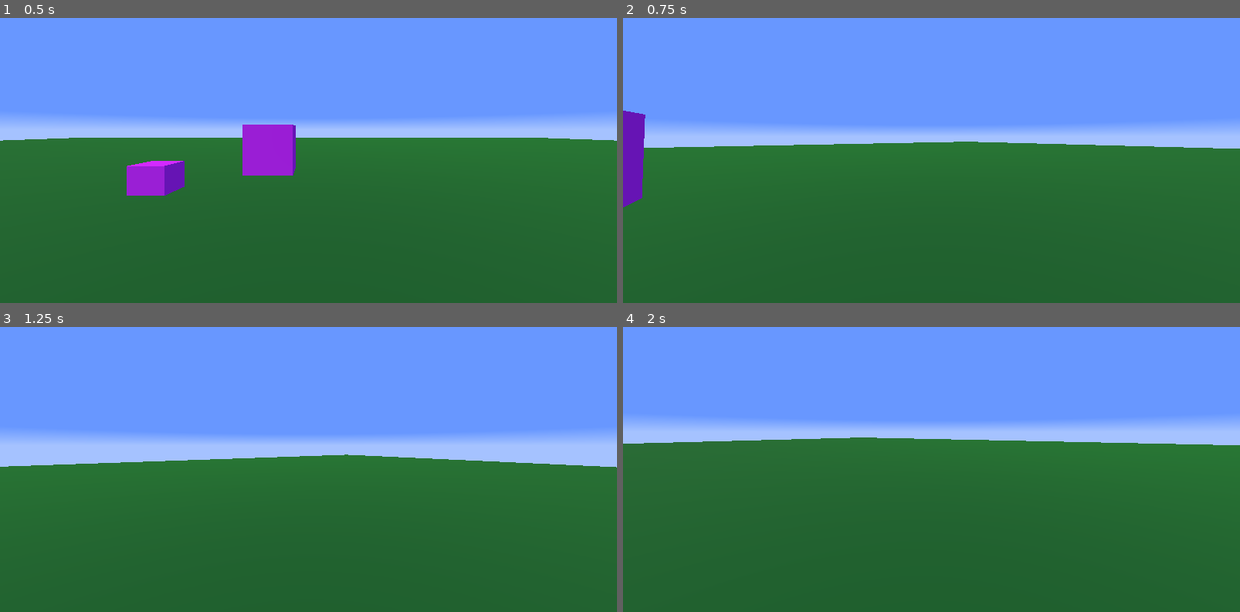
Above: before the commit, frames 1-4 (two rows, left to right).
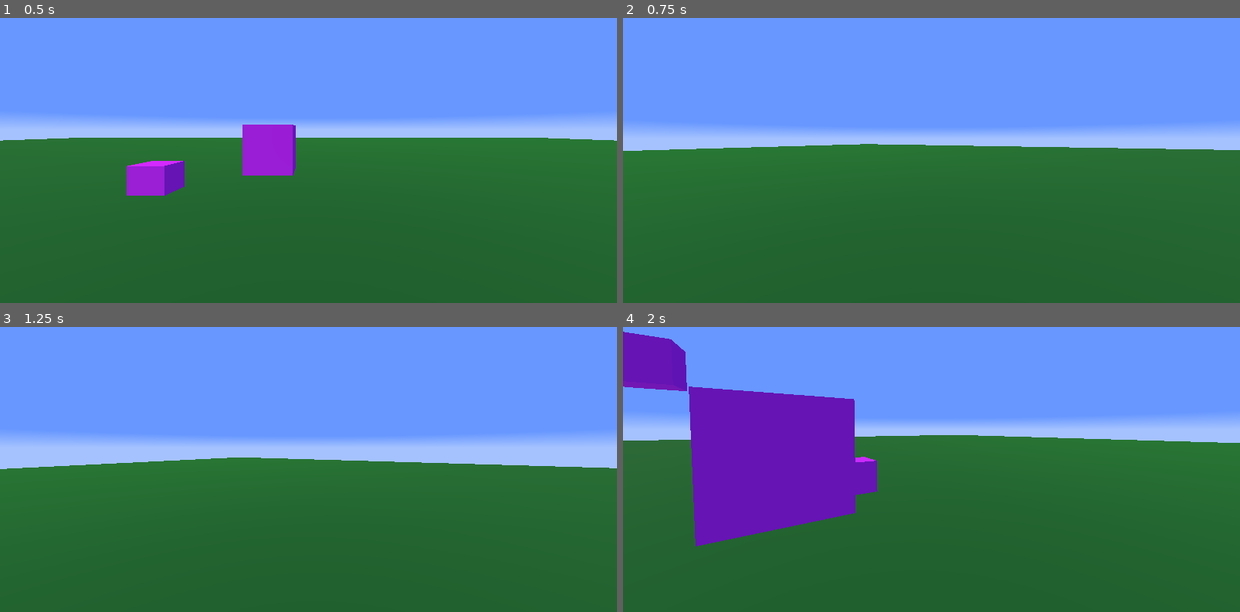
Above: after the commit, the same moments.

Repository: WNPendleton/LPAG26
Game: Godot game, scene res://scenes/sandbox.tscn
Two runs of this game, one before a commit and one after it. Both use one fixed random seed, a clock stepped at 60 frames per second and the inputs below.
Inputs (mouse positions are in pixels of both pictures, inside the frame that each line leads up to):
- Up to frame 1 (0.5 s): no input
- Up to frame 2 (0.75 s): move the mouse to (962, 129) at 0.52 s; hold W (forward) from 0.53 s (still down); hold Shift (sprint) from 0.53 s (still down)
- Up to frame 3 (1.25 s): keep holding W (forward); keep holding Shift (sprint); tap Space (jump) at 0.77 s
- Up to frame 4 (2 s): keep holding W (forward); move the mouse to (900, 441) at 1.27 s; release Shift (sprint) at 1.28 s; tap Shift (sprint) at 1.35 s; tap Space (jump) at 1.52 s

Frame 1 is identical in both runs. In frame 2, 1.8% of the frame differs, in the area x 0-100%, y 32-67%; in frame 3, 0.8%; in frame 4, 16%, in the area x 0-100%, y 1-77%.
Error after the commit: Invalid assignment of property or key 'target_position' with value of type 'Vector3' on a base object of type 'Nil'. (res://scripts/third_person_controller.gd:…

Commit message:
Collectibles and starter level editor collectible manager script

Diff:
--- a/project.godot
+++ b/project.godot
@@ -14,6 +14,12 @@
 run/main_scene="uid://cwpoobpd0e2fp"
 config/features=PackedStringArray("4.5", "Forward Plus")
 config/icon="res://icon.svg"
+
+[display]
+
+window/size/viewport_width=1920
+window/size/viewport_height=1080
+window/size/mode=3
 
 [input]
 
@@ -77,3 +83,9 @@
 "events": [Object(InputEventJoypadMotion,"resource_local_to_scene":false,"resource_name":"","device":-1,"axis":3,"axis_value":1.0,"script":null)
 ]
 }
+
+[layer_names]
+
+3d_render/layer_10="ThirdPersonCameraCull"
+3d_physics/layer_1="Terrain"
+3d_physics/layer_2="PlayerCharacter"
--- /dev/null
+++ b/resources/collectible_family.gd
@@ -0,0 +1,24 @@
+@tool
+class_name CollectibleFamily
+extends Resource
+
+signal values_changed
+
+@export var name = "Collectible":
+	set(value):
+		name = value
+		values_changed.emit()
+@export var mesh: Mesh:
+	set(value):
+		mesh = value
+		values_changed.emit()
+@export var vacuum_radius = 2.0
+@export var collect_radius = 0.5
+@export var members: Array[Vector3]:
+	set(value):
+		members = value
+		values_changed.emit()
+@export var trails: Array[CollectibleTrail]:
+	set(value):
+		trails = value
+		values_changed.emit()
--- /dev/null
+++ b/resources/collectible_trail.gd
@@ -0,0 +1,15 @@
+@tool
+class_name CollectibleTrail
+extends Resource
+
+signal values_changed()
+
+
+@export var spacing = 3.0:
+	set(value):
+		spacing = value
+		values_changed.emit()
+@export var curve: Curve3D:
+	set(value):
+		curve = value
+		values_changed.emit()
--- /dev/null
+++ b/scenes/3d_platformer_basics_sandbox.tscn
@@ -0,0 +1,323 @@
+[gd_scene load_steps=28 format=3 uid="uid://chcj4pr18s88v"]
+
+[ext_resource type="Shader" uid="uid://bhqbfm2r1efvm" path="res://shaders/sky.gdshader" id="1_am1da"]
+[ext_resource type="Script" uid="uid://b0qugjg5s6igk" path="res://scripts/player_character.gd" id="2_5ye1a"]
+[ext_resource type="Script" uid="uid://ftfn8sswbx7w" path="res://scripts/third_person_controller.gd" id="3_b7i8c"]
+[ext_resource type="Script" uid="uid://bis6c7tt284e8" path="res://scripts/goal_trigger.gd" id="4_yjmm1"]
+[ext_resource type="Script" uid="uid://biyin2lec5yp0" path="res://scripts/collectible_manager.gd" id="6_b7i8c"]
+[ext_resource type="Script" uid="uid://if2gb1umvmcs" path="res://resources/collectible_family.gd" id="6_yjmm1"]
+[ext_resource type="Script" uid="uid://uoqi1hs8cm32" path="res://resources/collectible_trail.gd" id="7_yjmm1"]
+
+[sub_resource type="LabelSettings" id="LabelSettings_tpt06"]
+
+[sub_resource type="ShaderMaterial" id="ShaderMaterial_a8pr3"]
+shader = ExtResource("1_am1da")
+shader_parameter/skyColor = Color(0.40517774, 0.59229565, 1, 1)
+shader_parameter/horizonColor = Color(0.6452129, 0.7626123, 1, 1)
+
+[sub_resource type="Sky" id="Sky_j6lu3"]
+sky_material = SubResource("ShaderMaterial_a8pr3")
+
+[sub_resource type="Environment" id="Environment_tpt06"]
+background_mode = 2
+sky = SubResource("Sky_j6lu3")
+
+[sub_resource type="CapsuleShape3D" id="CapsuleShape3D_j6lu3"]
+
+[sub_resource type="CapsuleMesh" id="CapsuleMesh_rgld7"]
+radius = 0.3
+height = 1.0
+
+[sub_resource type="CapsuleMesh" id="CapsuleMesh_a8pr3"]
+radius = 0.3
+height = 1.0
+
+[sub_resource type="StandardMaterial3D" id="StandardMaterial3D_16ffl"]
+albedo_color = Color(0, 0.31764707, 0, 1)
+
+[sub_resource type="BoxMesh" id="BoxMesh_rgld7"]
+material = SubResource("StandardMaterial3D_16ffl")
+size = Vector3(100, 0.1, 100)
+
+[sub_resource type="BoxShape3D" id="BoxShape3D_a8pr3"]
+size = Vector3(100, 0.1, 100)
+
+[sub_resource type="StandardMaterial3D" id="StandardMaterial3D_rgld7"]
+albedo_color = Color(0.69627774, 0.0003668526, 0.6962729, 1)
+
+[sub_resource type="BoxMesh" id="BoxMesh_a8pr3"]
+material = SubResource("StandardMaterial3D_rgld7")
+
+[sub_resource type="BoxShape3D" id="BoxShape3D_j6lu3"]
+
+[sub_resource type="BoxShape3D" id="BoxShape3D_tpt06"]
+
+[sub_resource type="BoxMesh" id="BoxMesh_b7i8c"]
+size = Vector3(0.2, 0.2, 0.2)
+
+[sub_resource type="Curve3D" id="Curve3D_yjmm1"]
+_data = {
+"points": PackedVector3Array(0, 0, 0, 5, 0, 0, 5, 1, 5, 0, 0, 0, 0, 0, 0, 15, 1, 30),
+"tilts": PackedFloat32Array(0, 0)
+}
+point_count = 2
+
+[sub_resource type="Resource" id="Resource_jen0q"]
+script = ExtResource("7_yjmm1")
+curve = SubResource("Curve3D_yjmm1")
+metadata/_custom_type_script = "uid://uoqi1hs8cm32"
+
+[sub_resource type="Curve3D" id="Curve3D_jen0q"]
+_data = {
+"points": PackedVector3Array(0, 0, 0, 0, 0, -10, 0, 1, -10, 0, 0, -10, 0, 0, 0, 40, 1, 10),
+"tilts": PackedFloat32Array(0, 0)
+}
+point_count = 2
+
+[sub_resource type="Resource" id="Resource_q1rt4"]
+script = ExtResource("7_yjmm1")
+curve = SubResource("Curve3D_jen0q")
+metadata/_custom_type_script = "uid://uoqi1hs8cm32"
+
+[sub_resource type="Resource" id="Resource_yjmm1"]
+script = ExtResource("6_yjmm1")
+name = "PowerCube"
+mesh = SubResource("BoxMesh_b7i8c")
+members = Array[Vector3]([Vector3(0, 1, 20), Vector3(0, 1, 10), Vector3(-15, 1, 10), Vector3(0, 1, 15)])
+trails = Array[ExtResource("7_yjmm1")]([SubResource("Resource_jen0q"), SubResource("Resource_q1rt4")])
+metadata/_custom_type_script = "uid://if2gb1umvmcs"
+
+[node name="Game" type="Node"]
+
+[node name="GUI" type="Control" parent="."]
+layout_mode = 3
+anchors_preset = 15
+anchor_right = 1.0
+anchor_bottom = 1.0
+grow_horizontal = 2
+grow_vertical = 2
+
+[node name="VictoryMessage" type="Label" parent="GUI"]
+visible = false
+layout_mode = 1
+anchors_preset = 8
+anchor_left = 0.5
+anchor_top = 0.5
+anchor_right = 0.5
+anchor_bottom = 0.5
+offset_left = -20.0
+offset_top = -11.5
+offset_right = 20.0
+offset_bottom = 11.5
+grow_horizontal = 2
+grow_vertical = 2
+text = "YOU ARE WIN"
+label_settings = SubResource("LabelSettings_tpt06")
+
+[node name="3DWorld" type="Node3D" parent="."]
+
+[node name="WorldEnvironment" type="WorldEnvironment" parent="3DWorld"]
+environment = SubResource("Environment_tpt06")
+
+[node name="DirectionalLight3D" type="DirectionalLight3D" parent="3DWorld/WorldEnvironment"]
+transform = Transform3D(0.9174841, 0.35299507, -0.18335061, 0, 0.4609434, 0.88742954, 0.3977725, -0.8142025, 0.42290825, 0, 6.9186263, 0)
+
+[node name="PlayerCharacter" type="CharacterBody3D" parent="3DWorld"]
+transform = Transform3D(1, 0, 0, 0, 1, 0, 0, 0, 1, 0, 1.4863408, 0)
+collision_layer = 2
+script = ExtResource("2_5ye1a")
+
+[node name="Collider" type="CollisionShape3D" parent="3DWorld/PlayerCharacter"]
+transform = Transform3D(1, 0, 0, 0, 1, 0, 0, 0, 1, 0, 1, 0)
+shape = SubResource("CapsuleShape3D_j6lu3")
+
+[node name="LegMesh" type="MeshInstance3D" parent="3DWorld/PlayerCharacter"]
+transform = Transform3D(1, 0, 0, 0, 1, 0, 0, 0, 1, 0, 0.5, 0)
+mesh = SubResource("CapsuleMesh_rgld7")
+
+[node name="Pivot" type="Node3D" parent="3DWorld/PlayerCharacter"]
+transform = Transform3D(1, 0, 0, 0, 1, 0, 0, 0, 1, 0, 1, 0)
+
+[node name="TorsoMesh" type="MeshInstance3D" parent="3DWorld/PlayerCharacter/Pivot"]
+transform = Transform3D(1, 0, 0, 0, 1, 0, 0, 0, 1, 0, 0.5, 0)
+mesh = SubResource("CapsuleMesh_a8pr3")
+
+[node name="CameraTarget" type="RayCast3D" parent="3DWorld/PlayerCharacter/Pivot"]
+transform = Transform3D(1, 0, 0, 0, 1, 0, 0, 0, 1, 0, 0.6, 0)
+target_position = Vector3(0, 0, 6)
+
+[node name="MinPoint" type="Node3D" parent="3DWorld/PlayerCharacter/Pivot/CameraTarget"]
+
+[node name="EndPoint" type="Node3D" parent="3DWorld/PlayerCharacter/Pivot/CameraTarget"]
+transform = Transform3D(1, 0, 0, 0, 1, 0, 0, 0, 1, 0, 0, 6)
+
+[node name="ThirdPersonCamera" type="Camera3D" parent="3DWorld/PlayerCharacter/Pivot/CameraTarget"]
+transform = Transform3D(1, 0, 0, 0, 1, 0, 0, 0, 1, 0, 0, 5)
+cull_mask = 1048063
+
+[node name="ThirdPersonController" type="Node" parent="3DWorld/PlayerCharacter" node_paths=PackedStringArray("character", "pivot", "camera_target", "camera_target_min_point", "camera_target_end_point", "camera")]
+script = ExtResource("3_b7i8c")
+character = NodePath("..")
+pivot = NodePath("../Pivot")
+camera_target = NodePath("../Pivot/CameraTarget")
+camera_target_min_point = NodePath("../Pivot/CameraTarget/MinPoint")
+camera_target_end_point = NodePath("../Pivot/CameraTarget/EndPoint")
+camera = NodePath("../Pivot/CameraTarget/ThirdPersonCamera")
+
+[node name="Terrain" type="Node3D" parent="3DWorld"]
+
+[node name="Floor" type="StaticBody3D" parent="3DWorld/Terrain"]
+
+[node name="Mesh" type="MeshInstance3D" parent="3DWorld/Terrain/Floor"]
+mesh = SubResource("BoxMesh_rgld7")
+
+[node name="Collider" type="CollisionShape3D" parent="3DWorld/Terrain/Floor"]
+shape = SubResource("BoxShape3D_a8pr3")
+
+[node name="FloatingBox" type="StaticBody3D" parent="3DWorld/Terrain"]
+transform = Transform3D(1, 0, 0, 0, 1, 0, 0, 0, 1, -4.350896, 0.34889293, -6.537013)
+
+[node name="MeshInstance3D" type="MeshInstance3D" parent="3DWorld/Terrain/FloatingBox"]
+mesh = SubResource("BoxMesh_a8pr3")
+
+[node name="CollisionShape3D" type="CollisionShape3D" parent="3DWorld/Terrain/FloatingBox"]
+shape = SubResource("BoxShape3D_j6lu3")
+
+[node name="FloatingBox2" type="StaticBody3D" parent="3DWorld/Terrain"]
+transform = Transform3D(1, 0, 0, 0, 1, 0, 0, 0, 1, -0.8060608, 1.4141212, -4.9452066)
+
+[node name="MeshInstance3D" type="MeshInstance3D" parent="3DWorld/Terrain/FloatingBox2"]
+mesh = SubResource("BoxMesh_a8pr3")
+
+[node name="CollisionShape3D" type="CollisionShape3D" parent="3DWorld/Terrain/FloatingBox2"]
+shape = SubResource("BoxShape3D_j6lu3")
+
+[node name="FloatingBox3" type="StaticBody3D" parent="3DWorld/Terrain"]
+transform = Transform3D(1, 0, 0, 0, 1, 0, 0, 0, 1, -3.5688972, 2.3176112, -0.61883354)
+
+[node name="MeshInstance3D" type="MeshInstance3D" parent="3DWorld/Terrain/FloatingBox3"]
+mesh = SubResource("BoxMesh_a8pr3")
+
+[node name="CollisionShape3D" type="CollisionShape3D" parent="3DWorld/Terrain/FloatingBox3"]
+shape = SubResource("BoxShape3D_j6lu3")
+
+[node name="FloatingBox4" type="StaticBody3D" parent="3DWorld/Terrain"]
+transform = Transform3D(1, 0, 0, 0, 1, 0, 0, 0, 1, -6.2410436, 3.137808, -2.564787)
+
+[node name="MeshInstance3D" type="MeshInstance3D" parent="3DWorld/Terrain/FloatingBox4"]
+mesh = SubResource("BoxMesh_a8pr3")
+
+[node name="CollisionShape3D" type="CollisionShape3D" parent="3DWorld/Terrain/FloatingBox4"]
+shape = SubResource("BoxShape3D_j6lu3")
+
+[node name="GoalTrigger" type="Area3D" parent="3DWorld" node_paths=PackedStringArray("victory_message")]
+transform = Transform3D(1, 0, 0, 0, 1, 0, 0, 0, 1, -6.232607, 4.1496277, -2.5469398)
+collision_layer = 0
+collision_mask = 2
+script = ExtResource("4_yjmm1")
+victory_message = NodePath("../../GUI/VictoryMessage")
+
+[node name="Collider" type="CollisionShape3D" parent="3DWorld/GoalTrigger"]
+shape = SubResource("BoxShape3D_tpt06")
+
+[node name="LevelEditor" type="Node" parent="."]
+
+[node name="CollectibleManager" type="Node" parent="LevelEditor"]
+script = ExtResource("6_b7i8c")
+collectibles = Array[ExtResource("6_yjmm1")]([SubResource("Resource_yjmm1")])
+
+[node name="PowerCube0" type="Node3D" parent="LevelEditor/CollectibleManager"]
+transform = Transform3D(1, 0, 0, 0, 1, 0, 0, 0, 1, 0, 1, 20)
+
+[node name="PowerCube1" type="Node3D" parent="LevelEditor/CollectibleManager"]
+transform = Transform3D(1, 0, 0, 0, 1, 0, 0, 0, 1, 0, 1, 10)
+
+[node name="PowerCube2" type="Node3D" parent="LevelEditor/CollectibleManager"]
+transform = Transform3D(1, 0, 0, 0, 1, 0, 0, 0, 1, -15, 1, 10)
+
+[node name="PowerCube3" type="Node3D" parent="LevelEditor/CollectibleManager"]
+transform = Transform3D(1, 0, 0, 0, 1, 0, 0, 0, 1, 0, 1, 15)
+
+[node name="PowerCubeT0M0" type="Node3D" parent="LevelEditor/CollectibleManager"]
+transform = Transform3D(1, 0, 0, 0, 1, 0, 0, 0, 1, 5, 1, 5)
+
+[node name="PowerCubeT0M1" type="Node3D" parent="LevelEditor/CollectibleManager"]
+transform = Transform3D(1, 0, 0, 0, 1, 0, 0, 0, 1, 7.357103, 1, 6.685082)
+
+[node name="PowerCubeT0M2" type="Node3D" parent="LevelEditor/CollectibleManager"]
+transform = Transform3D(1, 0, 0, 0, 1, 0, 0, 0, 1, 8.85478, 1, 9.279789)
+
+[node name="PowerCubeT0M3" type="Node3D" parent="LevelEditor/CollectibleManager"]
+transform = Transform3D(1, 0, 0, 0, 1, 0, 0, 0, 1, 10.033268, 1, 12.037777)
+
+[node name="PowerCubeT0M4" type="Node3D" parent="LevelEditor/CollectibleManager"]
+transform = Transform3D(1, 0, 0, 0, 1, 0, 0, 0, 1, 11.042612, 1, 14.862593)
+
+[node name="PowerCubeT0M5" type="Node3D" parent="LevelEditor/CollectibleManager"]
+transform = Transform3D(1, 0, 0, 0, 1, 0, 0, 0, 1, 11.942042, 1, 17.724455)
+
+[node name="PowerCubeT0M6" type="Node3D" parent="LevelEditor/CollectibleManager"]
+transform = Transform3D(1, 0, 0, 0, 1, 0, 0, 0, 1, 12.761373, 1, 20.610325)
+
+[node name="PowerCubeT0M7" type="Node3D" parent="LevelEditor/CollectibleManager"]
+transform = Transform3D(1, 0, 0, 0, 1, 0, 0, 0, 1, 13.517247, 1, 23.513489)
+
+[node name="PowerCubeT0M8" type="Node3D" parent="LevelEditor/CollectibleManager"]
+transform = Transform3D(1, 0, 0, 0, 1, 0, 0, 0, 1, 14.218785, 1, 26.43027)
+
+[node name="PowerCubeT0M9" type="Node3D" parent="LevelEditor/CollectibleManager"]
+transform = Transform3D(1, 0, 0, 0, 1, 0, 0, 0, 1, 14.867482, 1, 29.359243)
+
+[node name="PowerCubeT1M0" type="Node3D" parent="LevelEditor/CollectibleManager"]
+transform = Transform3D(1, 0, 0, 0, 1, 0, 0, 0, 1, 0, 1, -10)
+
+[node name="PowerCubeT1M1" type="Node3D" parent="LevelEditor/CollectibleManager"]
+transform = Transform3D(1, 0, 0, 0, 1, 0, 0, 0, 1, 1.534236, 1, -12.350159)
+
+[node name="PowerCubeT1M2" type="Node3D" parent="LevelEditor/CollectibleManager"]
+transform = Transform3D(1, 0, 0, 0, 1, 0, 0, 0, 1, 4.488432, 1, -12.705026)
+
+[node name="PowerCubeT1M3" type="Node3D" parent="LevelEditor/CollectibleManager"]
+transform = Transform3D(1, 0, 0, 0, 1, 0, 0, 0, 1, 7.453078, 1, -12.266316)
+
+[node name="PowerCubeT1M4" type="Node3D" parent="LevelEditor/CollectibleManager"]
+transform = Transform3D(1, 0, 0, 0, 1, 0, 0, 0, 1, 10.349394, 1, -11.487995)
+
+[node name="PowerCubeT1M5" type="Node3D" parent="LevelEditor/CollectibleManager"]
+transform = Transform3D(1, 0, 0, 0, 1, 0, 0, 0, 1, 13.183899, 1, -10.506677)
+
+[node name="PowerCubeT1M6" type="Node3D" parent="LevelEditor/CollectibleManager"]
+transform = Transform3D(1, 0, 0, 0, 1, 0, 0, 0, 1, 15.964205, 1, -9.380467)
+
+[node name="PowerCubeT1M7" type="Node3D" parent="LevelEditor/CollectibleManager"]
+transform = Transform3D(1, 0, 0, 0, 1, 0, 0, 0, 1, 18.694788, 1, -8.138377)
+
+[node name="PowerCubeT1M8" type="Node3D" parent="LevelEditor/CollectibleManager"]
+transform = Transform3D(1, 0, 0, 0, 1, 0, 0, 0, 1, 21.377272, 1, -6.795514)
+
+[node name="PowerCubeT1M9" type="Node3D" parent="LevelEditor/CollectibleManager"]
+transform = Transform3D(1, 0, 0, 0, 1, 0, 0, 0, 1, 24.010757, 1, -5.35891)
+
+[node name="PowerCubeT1M10" type="Node3D" parent="LevelEditor/CollectibleManager"]
+transform = Transform3D(1, 0, 0, 0, 1, 0, 0, 0, 1, 26.591593, 1, -3.8297482)
+
+[node name="PowerCubeT1M11" type="Node3D" parent="LevelEditor/CollectibleManager"]
+transform = Transform3D(1, 0, 0, 0, 1, 0, 0, 0, 1, 29.112555, 1, -2.2038455)
+
+[node name="PowerCubeT1M12" type="Node3D" parent="LevelEditor/CollectibleManager"]
+transform = Transform3D(1, 0, 0, 0, 1, 0, 0, 0, 1, 31.561064, 1, -0.47089043)
+
+[node name="PowerCubeT1M13" type="Node3D" parent="LevelEditor/CollectibleManager"]
+transform = Transform3D(1, 0, 0, 0, 1, 0, 0, 0, 1, 33.915012, 1, 1.3882136)
+
+[node name="PowerCubeT1M14" type="Node3D" parent="LevelEditor/CollectibleManager"]
+transform = Transform3D(1, 0, 0, 0, 1, 0, 0, 0, 1, 36.13263, 1, 3.4073727)
+
+[node name="PowerCubeT1M15" type="Node3D" parent="LevelEditor/CollectibleManager"]
+transform = Transform3D(1, 0, 0, 0, 1, 0, 0, 0, 1, 38.123096, 1, 5.6488495)
+
+[node name="PowerCubeT1M16" type="Node3D" parent="LevelEditor/CollectibleManager"]
+transform = Transform3D(1, 0, 0, 0, 1, 0, 0, 0, 1, 39.63558, 1, 8.228262)
+
+[connection signal="body_entered" from="3DWorld/GoalTrigger" to="3DWorld/GoalTrigger" method="_on_body_entered"]
+[connection signal="body_exited" from="3DWorld/GoalTrigger" to="3DWorld/GoalTrigger" method="_on_body_exited"]
--- a/scenes/sandbox.tscn
+++ b/scenes/sandbox.tscn
@@ -1,6 +1,6 @@
 [gd_scene load_steps=19 format=3 uid="uid://cwpoobpd0e2fp"]
 
-[ext_resource type="Script" uid="uid://ftfn8sswbx7w" path="res://scripts/first_person_controller.gd" id="1_2ddto"]
+[ext_resource type="Script" uid="uid://ftfn8sswbx7w" path="res://scripts/third_person_controller.gd" id="1_2ddto"]
 [ext_resource type="Shader" uid="uid://bhqbfm2r1efvm" path="res://shaders/sky.gdshader" id="1_rgld7"]
 [ext_resource type="Script" uid="uid://b0qugjg5s6igk" path="res://scripts/player_character.gd" id="2_a8pr3"]
 [ext_resource type="Script" uid="uid://bis6c7tt284e8" path="res://scripts/goal_trigger.gd" id="4_j6lu3"]
--- /dev/null
+++ b/scripts/collectible.gd
@@ -0,0 +1,52 @@
+class_name Collectible
+extends Node
+
+@export var vacuum_radius = 2.0
+@export var collect_radius = 0.5
+@export var vacuum_speed = 10.0
+
+var vacuuming = false
+var player: CharacterBody3D
+
+@onready var parent = get_parent()
+
+
+func _ready() -> void:
+	var vacuum_area = Area3D.new()
+	var vacuum_collider = CollisionShape3D.new()
+	var vacuum_collider_shape = SphereShape3D.new()
+	vacuum_collider_shape.radius = vacuum_radius
+	vacuum_collider.shape = vacuum_collider_shape
+	vacuum_area.add_child(vacuum_collider)
+	vacuum_area.collision_mask = 2
+	vacuum_area.connect("body_entered", _on_vacuum_entered)
+
+	var collect_area = Area3D.new()
+	var collect_collider = CollisionShape3D.new()
+	var collect_collider_shape = SphereShape3D.new()
+	collect_collider_shape.radius = collect_radius
+	collect_collider.shape = collect_collider_shape
+	collect_area.add_child(collect_collider)
+	collect_area.collision_mask = 2
+	collect_area.connect("body_entered", _on_collect_entered)
+
+	parent.add_child.call_deferred(vacuum_area)
+	parent.add_child.call_deferred(collect_area)
+
+
+func _physics_process(delta: float) -> void:
+	if vacuuming:
+		var dir = parent.global_position.direction_to(player.global_position + Vector3(0, 1, 0))
+		parent.global_position += dir * vacuum_speed * delta
+
+
+func _on_vacuum_entered(body):
+	if body is Player:
+		vacuuming = true
+		player = body
+
+
+func _on_collect_entered(body):
+	if body is Player:
+		# TODO: implement actual collection logic for what this should do
+		parent.queue_free()
--- /dev/null
+++ b/scripts/collectible_manager.gd
@@ -0,0 +1,67 @@
+@tool
+extends Node
+
+const COLLECTIBLE_SCRIPT = preload("res://scripts/collectible.gd")
+
+@export_tool_button("Update") var update_action = _on_collectible_resources_changed
+@export var collectibles: Array[CollectibleFamily]:
+	set(value):
+		collectibles = value
+		collectibles_changed()
+
+
+func _ready():
+	collectibles_changed()
+
+
+func collectibles_changed():
+	for child in get_children():
+		child.free()
+
+	if not is_inside_tree():
+		return
+
+	for collectible_type in collectibles:
+		if collectible_type != null:
+			if not collectible_type.is_connected("values_changed", _on_collectible_resources_changed):
+				collectible_type.connect("values_changed", _on_collectible_resources_changed)
+			var member_count = 0
+			for position in collectible_type.members:
+				var node_name = collectible_type.name + str(member_count)
+				add_collectible(collectible_type, position, node_name)
+				member_count += 1
+			var trail_count = 0
+			for trail in collectible_type.trails:
+				if trail != null:
+					if not trail.is_connected("values_changed", _on_collectible_resources_changed):
+						trail.connect("values_changed", _on_collectible_resources_changed)
+					var curve = trail.curve
+					if curve != null:
+						var length = trail.curve.get_baked_length()
+						var trail_member_count = 0
+						while trail_member_count * trail.spacing < length:
+							var position = curve.sample_baked(trail_member_count * trail.spacing)
+							var node_name = collectible_type.name + "T" + str(trail_count) + "M" + str(trail_member_count)
+							add_collectible(collectible_type, position, node_name)
+							trail_member_count += 1
+				trail_count += 1
+
+
+func add_collectible(collectible_type, position, node_name):
+	var new_collectible = Node3D.new()
+	var new_mesh = MeshInstance3D.new()
+	new_mesh.mesh = collectible_type.mesh
+	new_collectible.add_child(new_mesh)
+	var new_collectible_interface = Node.new()
+	new_collectible_interface.set_script(COLLECTIBLE_SCRIPT)
+	new_collectible_interface.vacuum_radius = collectible_type.vacuum_radius
+	new_collectible_interface.collect_radius = collectible_type.collect_radius
+	new_collectible.add_child(new_collectible_interface)
+	new_collectible.position = position
+	new_collectible.name = node_name
+	add_child(new_collectible)
+	new_collectible.owner = owner
+
+
+func _on_collectible_resources_changed():
+	collectibles_changed()
--- a/scripts/first_person_controller.gd
+++ b/scripts/third_person_controller.gd
@@ -7,15 +7,24 @@
 @export var max_rot_y = PI / 2
 @export var character: CharacterBody3D
 @export var pivot: Node3D
+@export var camera_target: RayCast3D
+@export var camera_target_min_point: Node3D
+@export var camera_target_end_point: Node3D
+@export var camera: Camera3D
+@export var camera_follow_distance = 5.0
+@export var camera_min_follow_distance = 1.0
+@export var camera_collision_buffer = 2.0
+
 
 var rot_x = 0
 var rot_y = 0
 var gravity = ProjectSettings.get_setting("physics/3d/default_gravity")
+var camera_goal_pos
 
 
 func _ready():
 	if not is_instance_valid(pivot):
-		push_error("Pivot (or camera) not provided for first person controller")
+		push_error("Pivot (or camera) not provided for third person controller")
 	Input.mouse_mode = Input.MOUSE_MODE_CAPTURED
 
 
@@ -45,7 +54,7 @@
 		apply_camera_rotation(event.relative)
 
 
-	# TODO: potential double-look-speed bug here if the player simultaneously uses both the mouse
+	# NOTE: potential double-look-speed bug here if the player simultaneously uses both the mouse
 	# and the controller but the camera sensitivity is probably a player-controlled setting by the
 	# time we ship anyway so its probably fine
 func apply_camera_rotation(relative: Vector2):
@@ -53,5 +62,19 @@
 	rot_x = fmod(rot_x, TAU)
 	rot_y += relative.y * LOOK_SPEED
 	rot_y = clamp(rot_y, -max_rot_y, max_rot_y)
+
 	character.transform.basis = Basis().rotated(Vector3(0,-1,0), rot_x)
 	pivot.transform.basis = Basis().rotated(Vector3(-1,0,0), rot_y)
+
+	camera_target.target_position = Vector3(0, 0, camera_follow_distance)
+	camera_target_min_point.position = Vector3(0, 0, camera_min_follow_distance)
+	camera_target_end_point.position = Vector3(0, 0, camera_follow_distance)
+
+	if camera_target.is_colliding():
+		camera_goal_pos = camera_target.get_collision_point().move_toward(camera_target.global_position, camera_collision_buffer)
+		if camera_goal_pos.distance_to(camera_target.global_position) < camera_min_follow_distance:
+			camera_goal_pos = camera_target_min_point.global_position
+	else:
+		camera_goal_pos = camera_target_end_point.global_position
+
+	camera.global_position = lerp(camera.global_position, camera_goal_pos, 0.3)
Not shown, added: resources/collectible_family.gd.uid
Not shown, added: resources/collectible_trail.gd.uid
Not shown, added: scripts/collectible.gd.uid
Not shown, added: scripts/collectible_manager.gd.uid
Renamed: scripts/first_person_controller.gd.uid -> scripts/third_person_controller.gd.uid
